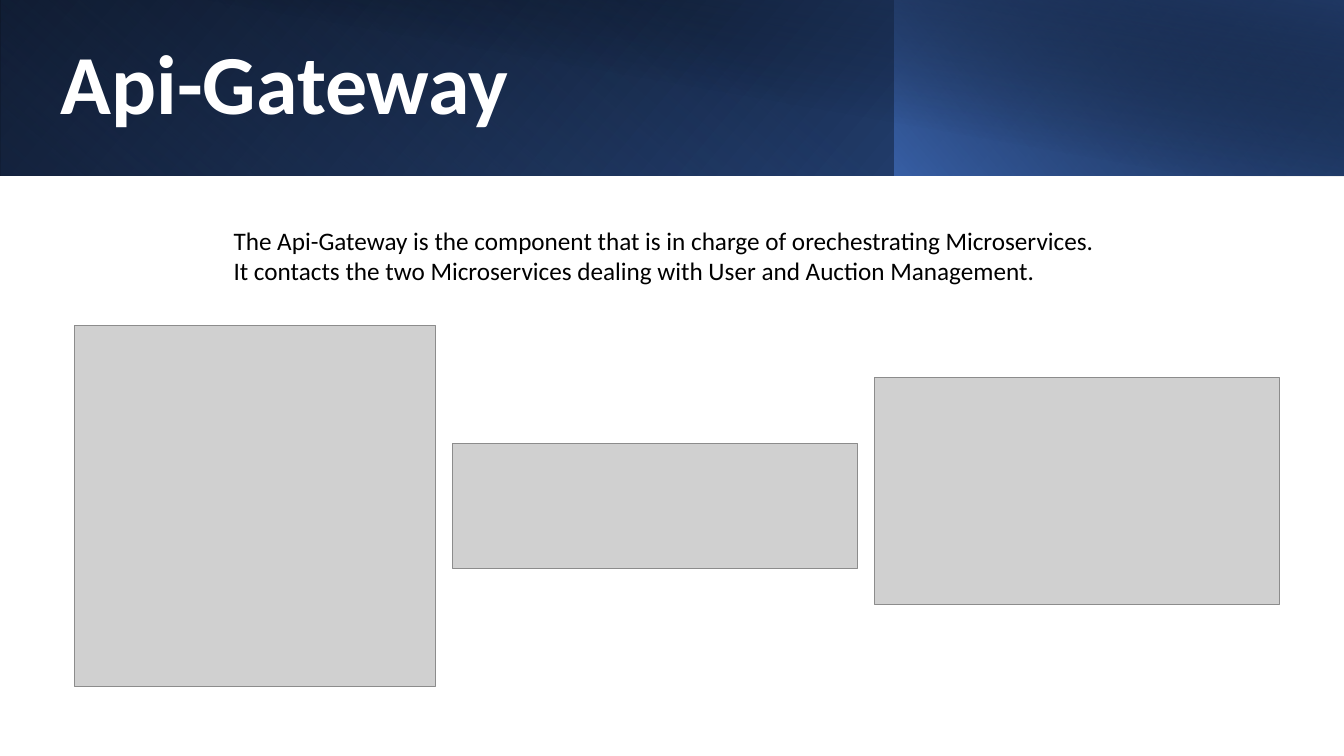
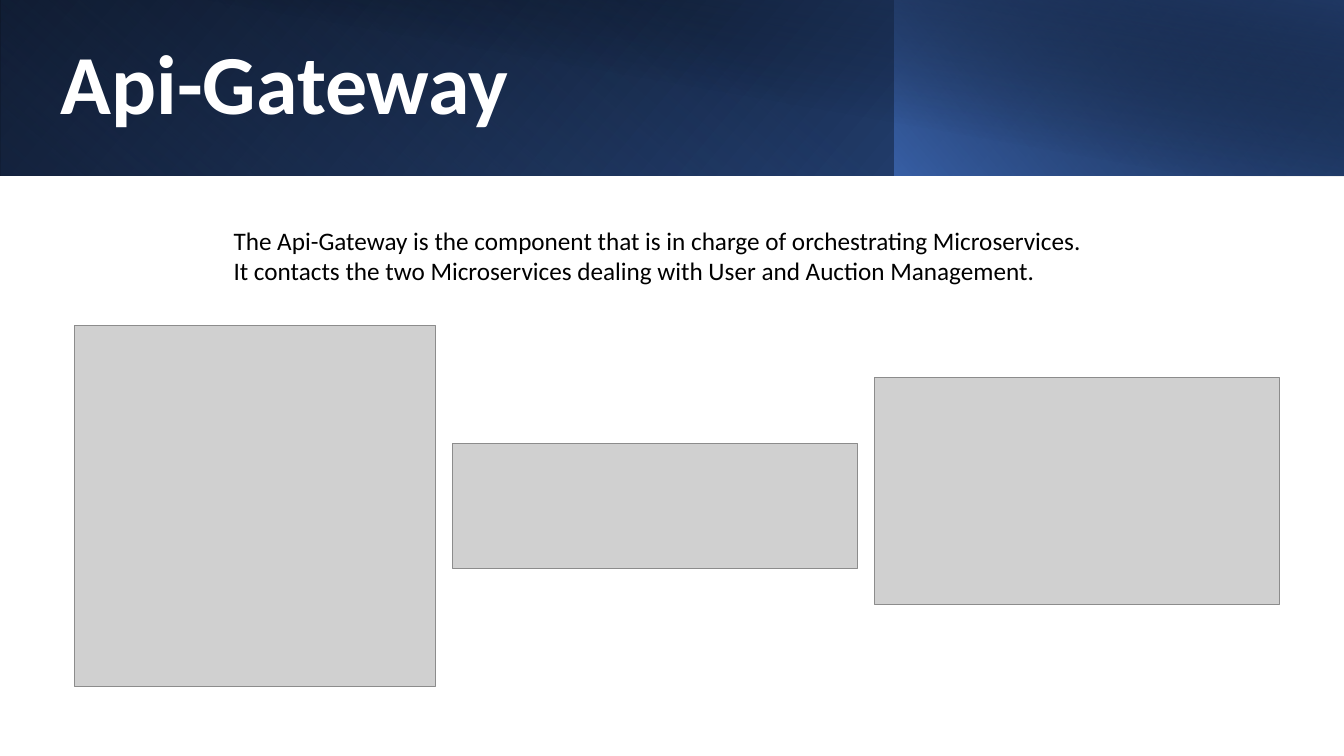
Before and after one commit to Francesco10998/Lab_Project, a slide deck: slide 9 of Documentation/Golden Auctions.pptx. Drawn at 1344x756 pixels with LibreOffice and Linux fonts; fonts in the diff are those of the drawing; grey boxes stand for pictures. Boxes give left, top, right and bottom in pixels: in the first picture for what was removed or moved away, otherwise in the second. Text is boxed around its words. In the diff, an @@ line names an element or a change of style, - is before the commit and + after.

```diff
--- a/Documentation/Golden Auctions.pptx
+++ b/Documentation/Golden Auctions.pptx
@@ text at bbox=[234, 232, 1080, 255]: text changed @@
-The Api-Gateway is the component that is in charge of orechestrating Microservices.
+The Api-Gateway is the component that is in charge of orchestrating Microservices.
```
Also in this commit, not shown: 1 other slide changed, 1 other file.
